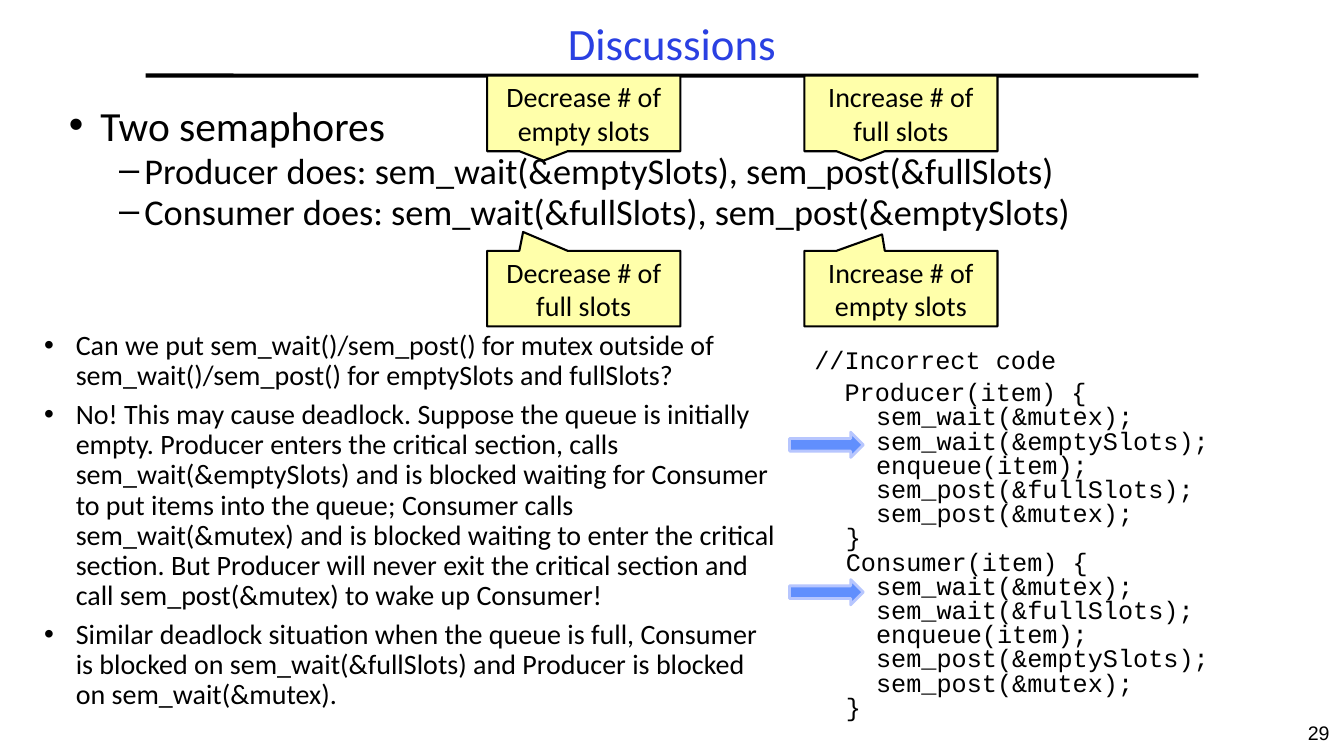
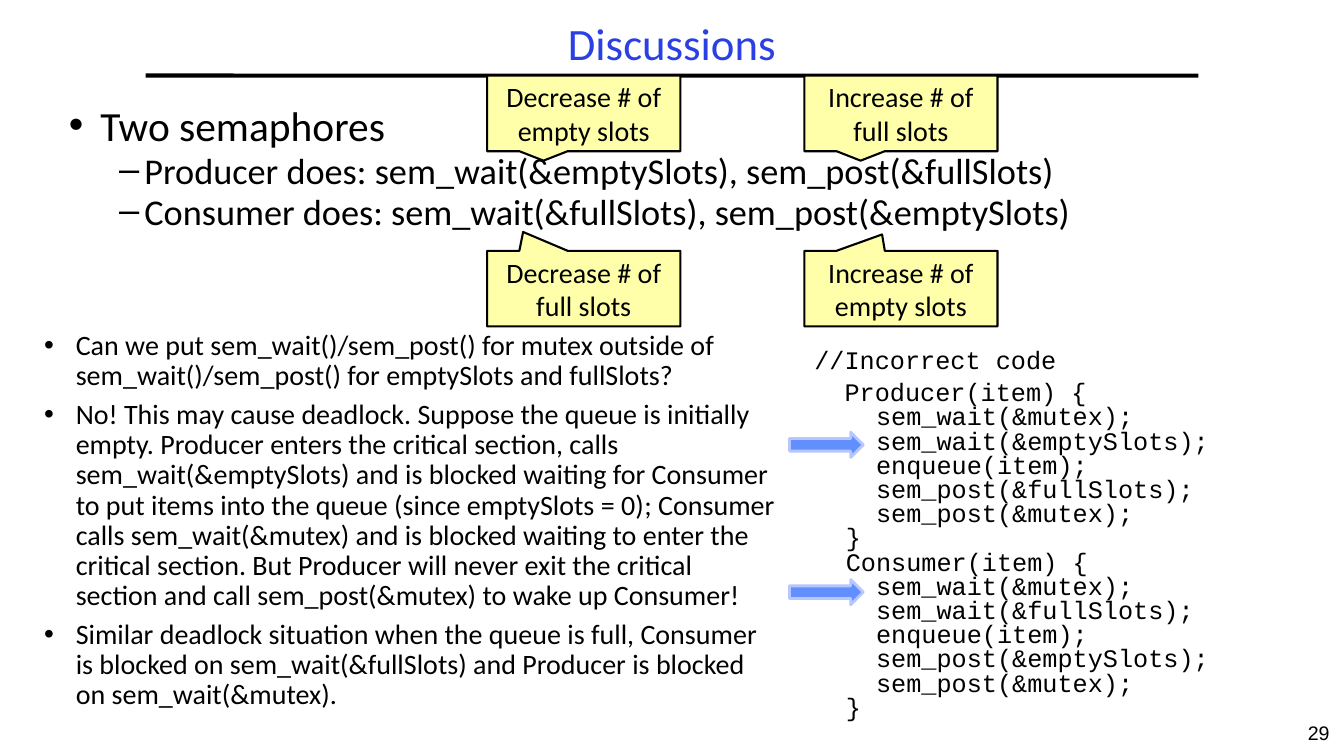
Before and after one commit to guhofstra/CSC112Fa26, a slide deck: slide 29 of PPTs/L3-Synchronization.pptx. Drawn at 1344x756 pixels with LibreOffice and Linux fonts; fonts in the diff are those of the drawing. Boxes give left, top, right and bottom in pixels: in the first picture for what was removed or moved away, otherwise in the second. Text is boxed around its words. In the diff, an @@ line names an element or a change of style, - is before the commit and + after.

```diff
--- a/PPTs/L3-Synchronization.pptx
+++ b/PPTs/L3-Synchronization.pptx
@@ text at bbox=[76, 404, 774, 610]: text changed @@
-• No! This may cause deadlock. Suppose the queue is initially empty. Producer enters the critical section, calls sem_wait(&emptySlots) and is blocked waiting for Consumer to put items into the queue; Consumer calls sem_wait(&mutex) and is blocked waiting to enter the critical section. But Producer will never exit the critical section and call sem_post(&mutex) to wake up Consumer!
+• No! This may cause deadlock. Suppose the queue is initially empty. Producer enters the critical section, calls sem_wait(&emptySlots) and is blocked waiting for Consumer to put items into the queue (since emptySlots = 0); Consumer calls sem_wait(&mutex) and is blocked waiting to enter the critical section. But Producer will never exit the critical section and call sem_post(&mutex) to wake up Consumer!
```
Also in this commit, not shown: 3 other slides changed, 2 other files.
